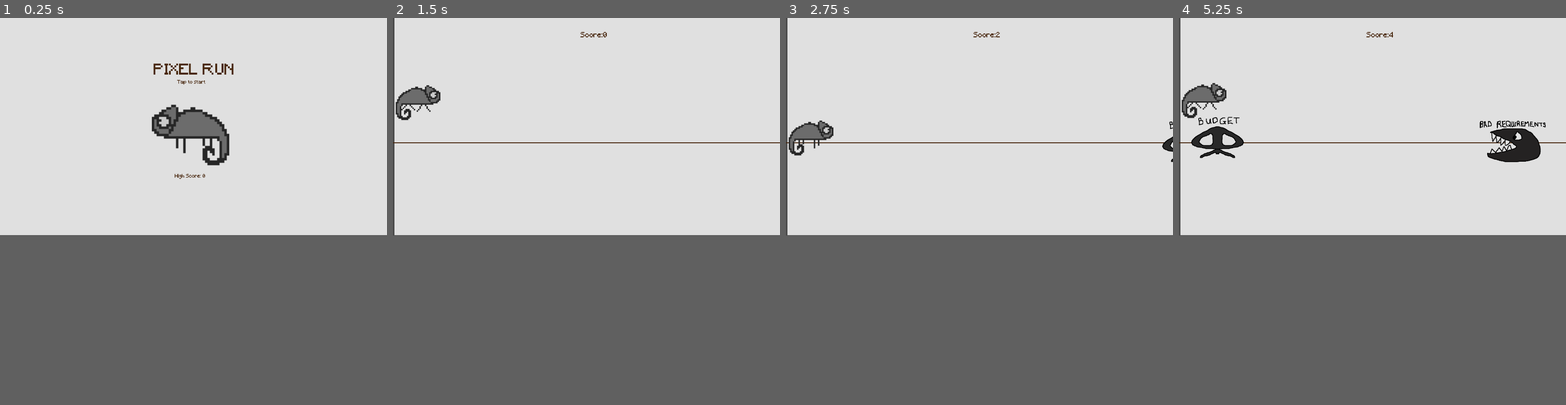
Above: before the commit, frames 1-4 (left to right).
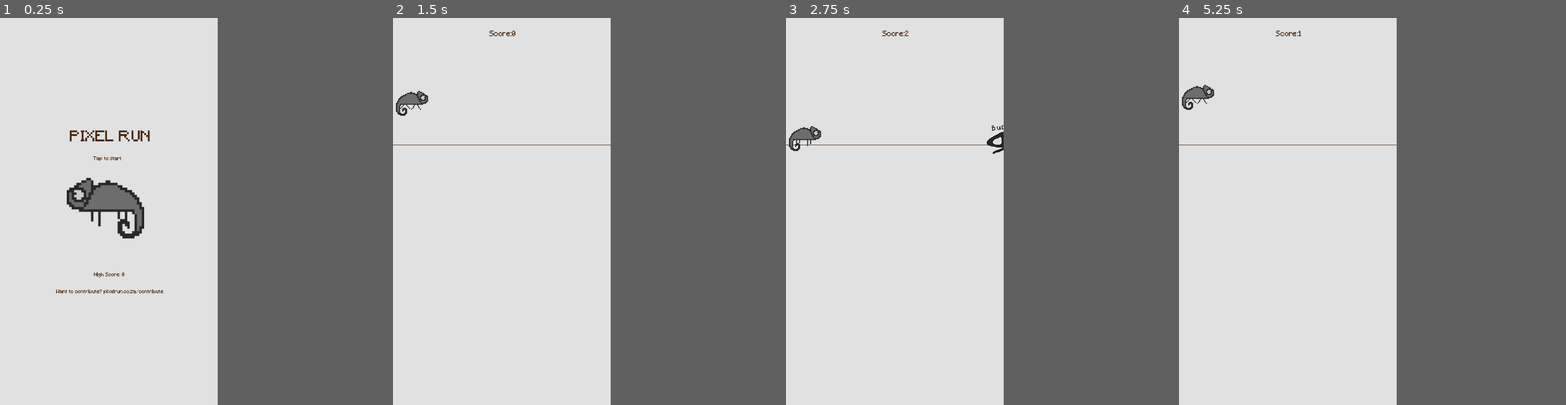
Above: after the commit, the same moments.

Repository: christian-strydom/pixelrun
Game: Godot game, scene res://TitleScreen/TitleScreen.tscn
Two runs of this game, one before a commit and one after it. Both use one fixed random seed, a clock stepped at 60 frames per second and the inputs below.
Inputs:
- Up to frame 1 (0.25 s): no input
- Up to frame 2 (1.5 s): tap Enter at 0.5 s; tap Up (jump) at 0.6, 0.77, 1.07, 1.35 s
- Up to frame 3 (2.75 s): tap Up (jump) at 1.52, 1.82, 2.1 s
- Up to frame 4 (5.25 s): tap Up (jump) at 2.85, 3.02, 3.32, 3.6, 3.77, 4.07, 4.35, 4.52, 4.82, 5.1 s
The window is 800x450 before the commit and 450x800 after it. Grey fills any space a smaller window leaves; there, only what the larger window draws over its background counts as a difference.

The runs differ from the first frame. In frame 1, 4.2% of the frame differs, in the area x 0-100%, y 11-72%; in frame 2, 1.2%; in frame 3, 1.3%; in frame 4, 2.8%.

Commit message:
Adapted game to work better with mobile screens

Diff:
--- a/Level/Level.tscn
+++ b/Level/Level.tscn
@@ -17,33 +17,27 @@
 [node name="Background" type="ColorRect" parent="."]
 anchor_right = 1.0
 anchor_bottom = 1.0
-margin_left = 5.26453
-margin_top = -2.25623
-margin_right = 5.26453
-margin_bottom = -2.25623
 color = Color( 0.882353, 0.882353, 0.882353, 1 )
 __meta__ = {
 "_edit_use_anchors_": false
 }
 
 [node name="Horizon" type="ColorRect" parent="."]
-anchor_top = 0.575
-anchor_bottom = 0.575
-margin_top = -3.17102
-margin_right = 1280.0
-margin_bottom = -0.171021
+margin_top = 419.271
+margin_right = 724.0
+margin_bottom = 421.271
 color = Color( 0.286275, 0.156863, 0.0588235, 1 )
 __meta__ = {
 "_edit_use_anchors_": false
 }
 
 [node name="Player" parent="." instance=ExtResource( 1 )]
-position = Vector2( 82.7795, 350.05 )
-scale = Vector2( 0.7, 0.7 )
+position = Vector2( 63.134, 362.541 )
+scale = Vector2( 0.5, 0.5 )
 collision_mask = 3
 
 [node name="Floor" type="StaticBody2D" parent="."]
-position = Vector2( 82.7001, 449.644 )
+position = Vector2( 72.7882, 442.616 )
 collision_layer = 2
 collision_mask = 2
 __meta__ = {
@@ -58,17 +52,17 @@
 autostart = true
 
 [node name="Label" type="Label" parent="."]
-anchor_left = 0.5
-anchor_top = 5.29819e-09
-anchor_right = 0.5
-margin_left = -20.0
-margin_top = 46.0
-margin_right = 47.0
-margin_bottom = 95.0
+anchor_left = 0.472
+anchor_right = 0.472
+margin_left = -334.84
+margin_top = 42.0
+margin_right = 142.16
+margin_bottom = 58.0
 rect_scale = Vector2( 1.5, 1.5 )
 custom_fonts/font = SubResource( 2 )
 custom_colors/font_color = Color( 0.286275, 0.156863, 0.0588235, 1 )
 text = "Score:"
+align = 1
 __meta__ = {
 "_edit_use_anchors_": false
 }
--- a/Obstacles/Obstacle.tscn
+++ b/Obstacles/Obstacle.tscn
@@ -44,9 +44,9 @@
 "name": "context_switching",
 "speed": 10.0
 }, {
-"frames": [ ExtResource( 6 ), ExtResource( 15 ), ExtResource( 24 ) ],
+"frames": [ ExtResource( 18 ), ExtResource( 11 ), ExtResource( 26 ) ],
 "loop": true,
-"name": "limited_resources",
+"name": "bad_requirements",
 "speed": 10.0
 }, {
 "frames": [ ExtResource( 13 ), ExtResource( 20 ), ExtResource( 7 ) ],
@@ -54,19 +54,19 @@
 "name": "no_planning",
 "speed": 10.0
 }, {
+"frames": [ ExtResource( 14 ), ExtResource( 8 ), ExtResource( 21 ) ],
+"loop": true,
+"name": "no_unit_tests",
+"speed": 10.0
+}, {
 "frames": [ ExtResource( 10 ), ExtResource( 12 ), ExtResource( 23 ) ],
 "loop": true,
 "name": "scope_creep",
 "speed": 10.0
 }, {
-"frames": [ ExtResource( 14 ), ExtResource( 8 ), ExtResource( 21 ) ],
+"frames": [ ExtResource( 6 ), ExtResource( 15 ), ExtResource( 24 ) ],
 "loop": true,
-"name": "no_unit_tests",
-"speed": 10.0
-}, {
-"frames": [ ExtResource( 18 ), ExtResource( 11 ), ExtResource( 26 ) ],
-"loop": true,
-"name": "bad_requirements",
+"name": "limited_resources",
 "speed": 10.0
 } ]
 
@@ -75,7 +75,8 @@
 height = 88.5946
 
 [node name="Obstacle" type="Area2D"]
-position = Vector2( 1421.95, 411.68 )
+position = Vector2( 808, 404 )
+scale = Vector2( 0.7, 0.7 )
 script = ExtResource( 2 )
 __meta__ = {
 "_edit_group_": true
@@ -94,7 +95,7 @@
 scale = Vector2( 0.762848, 0.788749 )
 frames = SubResource( 1 )
 animation = "scope_creep"
-frame = 2
+frame = 1
 playing = true
 
 [node name="CollisionShape2D" type="CollisionShape2D" parent="."]
--- a/Player2/Player2.tscn
+++ b/Player2/Player2.tscn
@@ -8,15 +8,15 @@
 
 [sub_resource type="SpriteFrames" id=1]
 animations = [ {
+"frames": [ ExtResource( 4 ), ExtResource( 3 ), ExtResource( 1 ), ExtResource( 5 ) ],
+"loop": true,
+"name": "walk",
+"speed": 10.0
+}, {
 "frames": [ ExtResource( 3 ) ],
 "loop": true,
 "name": "jump",
 "speed": 5.0
-}, {
-"frames": [ ExtResource( 4 ), ExtResource( 3 ), ExtResource( 1 ), ExtResource( 5 ) ],
-"loop": true,
-"name": "walk",
-"speed": 10.0
 } ]
 
 [sub_resource type="CapsuleShape2D" id=2]
@@ -26,7 +26,6 @@
 [node name="Player" type="KinematicBody2D" groups=[
 "Player",
 ]]
-position = Vector2( 347.475, 226.177 )
 scale = Vector2( 0.8, 0.8 )
 script = ExtResource( 2 )
 __meta__ = {
@@ -37,7 +36,7 @@
 scale = Vector2( 1.64772, 1.64772 )
 frames = SubResource( 1 )
 animation = "walk"
-frame = 1
+frame = 2
 playing = true
 
 [node name="CollisionShape2D" type="CollisionShape2D" parent="."]
--- a/TitleScreen/TitleScreen.gd
+++ b/TitleScreen/TitleScreen.gd
@@ -4,7 +4,7 @@
 	if Global.score_time > Global.high_score:
 		Global.high_score = Global.score_time
 
-	$Label.text = "High Score: " + str(Global.high_score)
+	$High_Score.text = "High Score: " + str(Global.high_score)
 
 func _process(delta):
 	if Input.is_action_just_pressed("jump"):
--- a/TitleScreen/TitleScreen.tscn
+++ b/TitleScreen/TitleScreen.tscn
@@ -4,17 +4,16 @@
 [ext_resource path="res://Player2/sprite_0.png" type="Texture" id=2]
 [ext_resource path="res://TitleScreen/TitleScreen.gd" type="Script" id=4]
 
-[sub_resource type="DynamicFont" id=2]
+[sub_resource type="DynamicFont" id=1]
 resource_name = "NewFont"
 font_data = ExtResource( 1 )
 
-[sub_resource type="DynamicFontData" id=3]
+[sub_resource type="DynamicFontData" id=2]
 font_path = "res://Resource/Minecraft.ttf"
 
-[sub_resource type="DynamicFont" id=1]
+[sub_resource type="DynamicFont" id=3]
 resource_local_to_scene = true
-resource_name = "Title"
-font_data = SubResource( 3 )
+font_data = SubResource( 2 )
 
 [node name="TitleScreen" type="Control"]
 anchor_right = 1.0
@@ -27,8 +26,6 @@
 [node name="Background" type="ColorRect" parent="."]
 anchor_right = 1.0
 anchor_bottom = 1.0
-margin_top = -2.24493
-margin_bottom = -2.24493
 color = Color( 0.882353, 0.882353, 0.882353, 1 )
 __meta__ = {
 "_edit_use_anchors_": false
@@ -36,13 +33,13 @@
 
 [node name="TextureRect2" type="TextureRect" parent="."]
 anchor_left = 0.5
-anchor_top = 0.5
+anchor_top = 0.488
 anchor_right = 0.5
-anchor_bottom = 0.5
-margin_left = -138.38
-margin_top = -105.122
-margin_right = -10.3798
-margin_bottom = 22.8776
+anchor_bottom = 0.488
+margin_left = -139.159
+margin_top = -127.826
+margin_right = -11.1589
+margin_bottom = 0.173431
 rect_scale = Vector2( 2, 2 )
 texture = ExtResource( 2 )
 expand = true
@@ -56,47 +53,66 @@
 anchor_top = 0.5
 anchor_right = 0.5
 anchor_bottom = 0.5
-margin_left = -132.0
-margin_top = -209.0
-margin_right = -43.0
-margin_bottom = -193.0
+margin_left = -354.061
+margin_top = -267.995
+margin_right = -115.061
+margin_bottom = -251.995
 rect_scale = Vector2( 3, 3 )
-custom_fonts/font = SubResource( 2 )
+custom_fonts/font = SubResource( 1 )
 custom_colors/font_color = Color( 0.286275, 0.156863, 0.0588235, 1 )
 text = "PIXEL RUN"
-percent_visible = -0.125
+align = 1
 __meta__ = {
 "_edit_use_anchors_": false
 }
 
-[node name="Label" type="Label" parent="."]
+[node name="High_Score" type="Label" parent="."]
 anchor_left = 0.5
 anchor_top = 0.5
 anchor_right = 0.5
 anchor_bottom = 0.5
-margin_left = -62.1779
-margin_top = 155.92
-margin_right = 63.8221
-margin_bottom = 171.92
-custom_fonts/font = SubResource( 1 )
+margin_left = -357.193
+margin_top = 201.609
+margin_right = 360.807
+margin_bottom = 217.609
+custom_fonts/font = SubResource( 3 )
 custom_colors/font_color = Color( 0.286275, 0.156863, 0.0588235, 1 )
 text = "High Score:"
+align = 1
 __meta__ = {
 "_edit_use_anchors_": false
 }
 
-[node name="Label2" type="Label" parent="."]
-anchor_left = 0.495
+[node name="Contribute" type="Label" parent="."]
+anchor_left = 0.505
 anchor_top = 0.5
-anchor_right = 0.495
+anchor_right = 0.505
 anchor_bottom = 0.5
-margin_left = -47.5197
-margin_top = -154.851
-margin_right = 46.4803
-margin_bottom = -138.851
-custom_fonts/font = SubResource( 1 )
+margin_left = -355.234
+margin_top = 257.502
+margin_right = 354.766
+margin_bottom = 273.502
+custom_fonts/font = SubResource( 3 )
 custom_colors/font_color = Color( 0.286275, 0.156863, 0.0588235, 1 )
-text = "Tap to start"
+text = "Want to contribute? pixelrun.co.za/contribute"
+align = 1
 __meta__ = {
 "_edit_use_anchors_": false
 }
+
+[node name="Tap_To_Start" type="Label" parent="."]
+anchor_left = 0.493
+anchor_top = 0.5
+anchor_right = 0.493
+anchor_bottom = 0.5
+margin_left = -46.7325
+margin_top = -181.87
+margin_right = 47.2675
+margin_bottom = -165.87
+custom_fonts/font = SubResource( 3 )
+custom_colors/font_color = Color( 0.286275, 0.156863, 0.0588235, 1 )
+text = "Tap to start"
+align = 1
+__meta__ = {
+"_edit_use_anchors_": false
+}
--- a/project.godot
+++ b/project.godot
@@ -14,7 +14,7 @@
 
 [application]
 
-config/name="Test project"
+config/name="Pixelrun"
 run/main_scene="res://TitleScreen/TitleScreen.tscn"
 config/icon="res://Player2/sprite_0.png"
 
@@ -24,8 +24,10 @@
 
 [display]
 
-window/size/width=1280
-window/size/height=720
+window/size/width=720
+window/size/height=1280
+window/size/test_width=720
+window/size/test_height=1280
 
 [input]
 
@@ -60,4 +62,10 @@
 
 [rendering]
 
+quality/intended_usage/framebuffer_allocation=0
+quality/intended_usage/framebuffer_allocation.mobile=0
+quality/directional_shadow/size=720
+quality/directional_shadow/size.mobile=1280
+quality/shadow_atlas/size=720
+quality/shadow_atlas/size.mobile=1280
 environment/default_environment="res://default_env.tres"
Not shown, changed: export_presets.cfg
